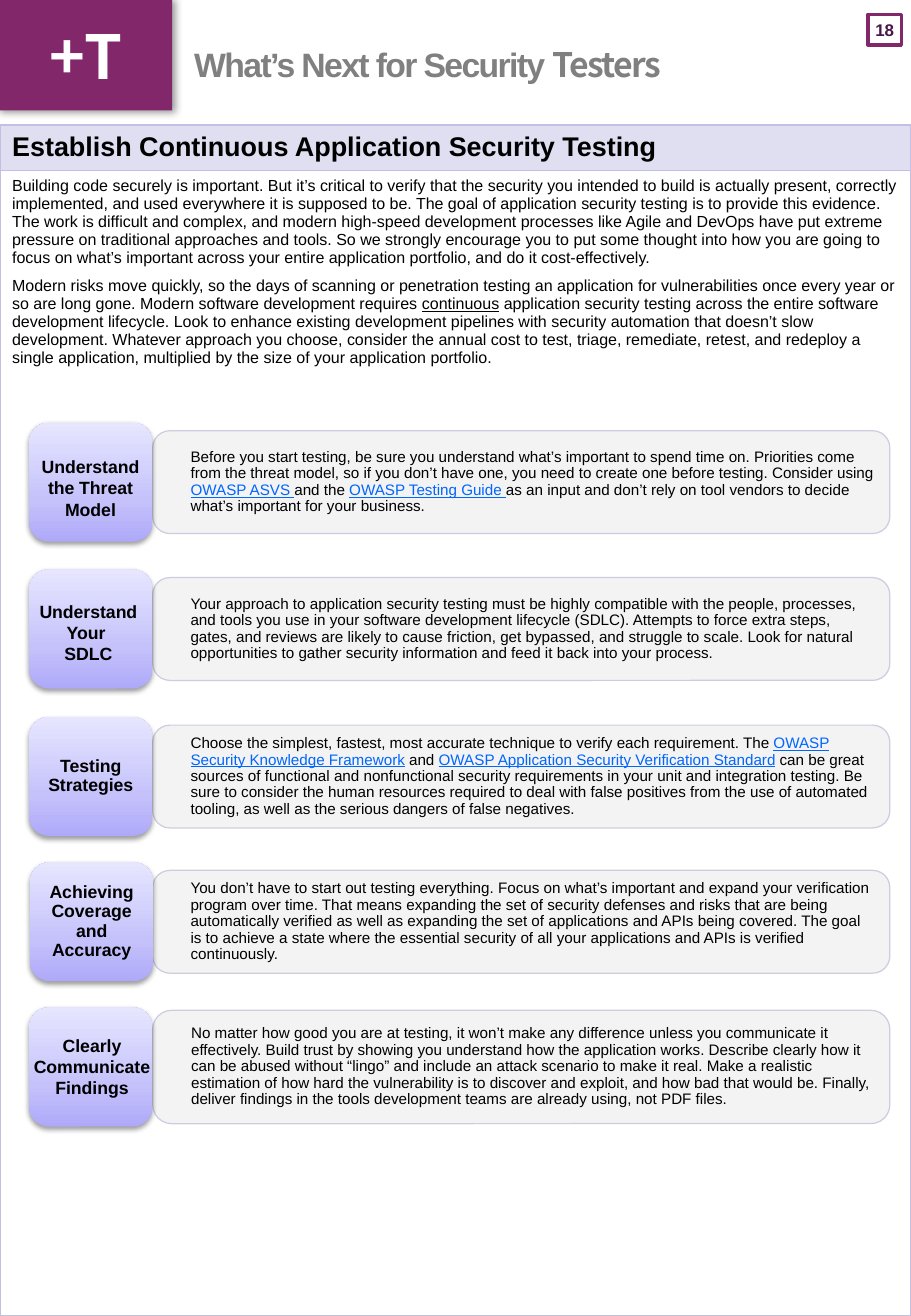
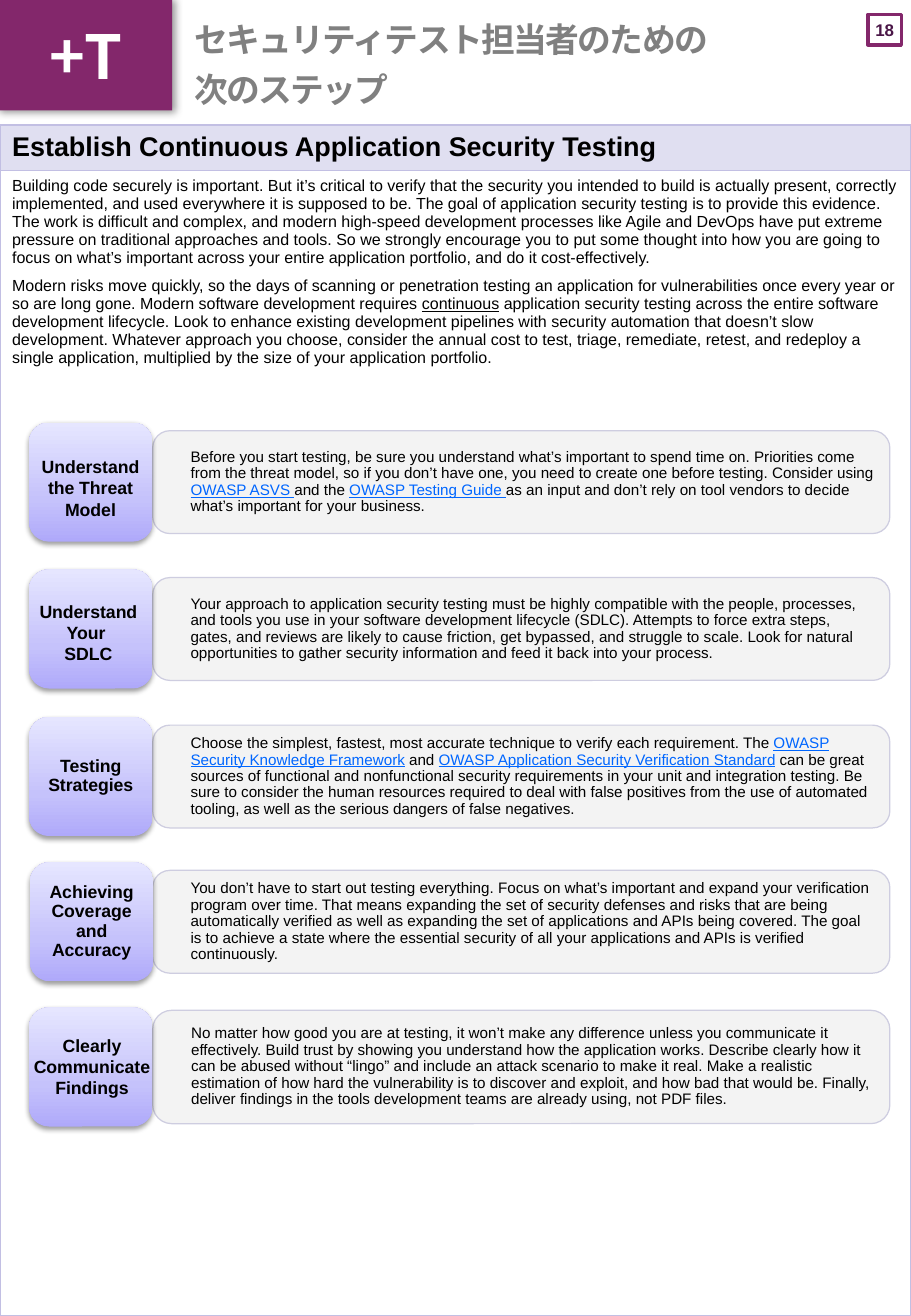
Before and after one commit to OWASP/Top10, a slide deck: slide 19 of 2017/ja/pptx_file/OWASP Top 10-2017_ja_DIN-A4.pptx. Drawn at 911x1316 pixels with LibreOffice and Linux fonts; fonts in the diff are those of the drawing. Boxes give left, top, right and bottom in pixels: in the first picture for what was removed or moved away, otherwise in the second. Text is boxed around its words. In the diff, an @@ line names an element or a change of style, - is before the commit and + after.

Commit message:
保存のためのコミット

```diff
--- a/2017/ja/pptx_file/OWASP Top 10-2017_ja_DIN-A4.pptx
+++ b/2017/ja/pptx_file/OWASP Top 10-2017_ja_DIN-A4.pptx
@@ title at (194,23,708,105): text changed @@
-What’s Next for Security Testers
+セキュリティテスト担当者のための
+次のステップ
```
Also in this commit, not shown: 17 other slides changed.
